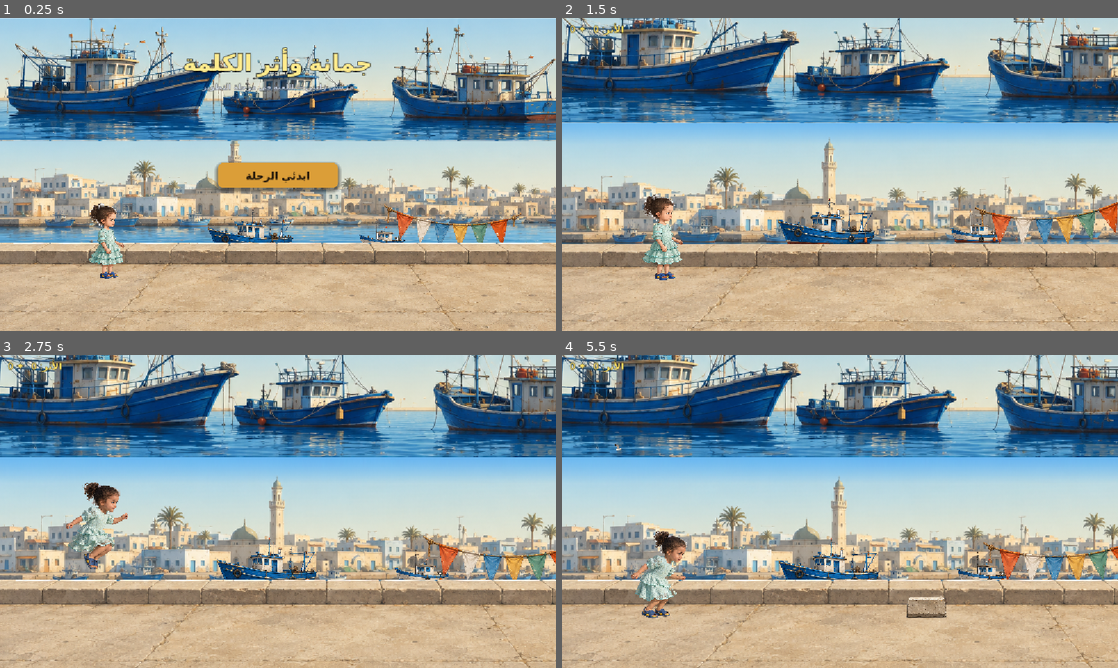
Above: before the commit, frames 1-4 (two rows, left to right).
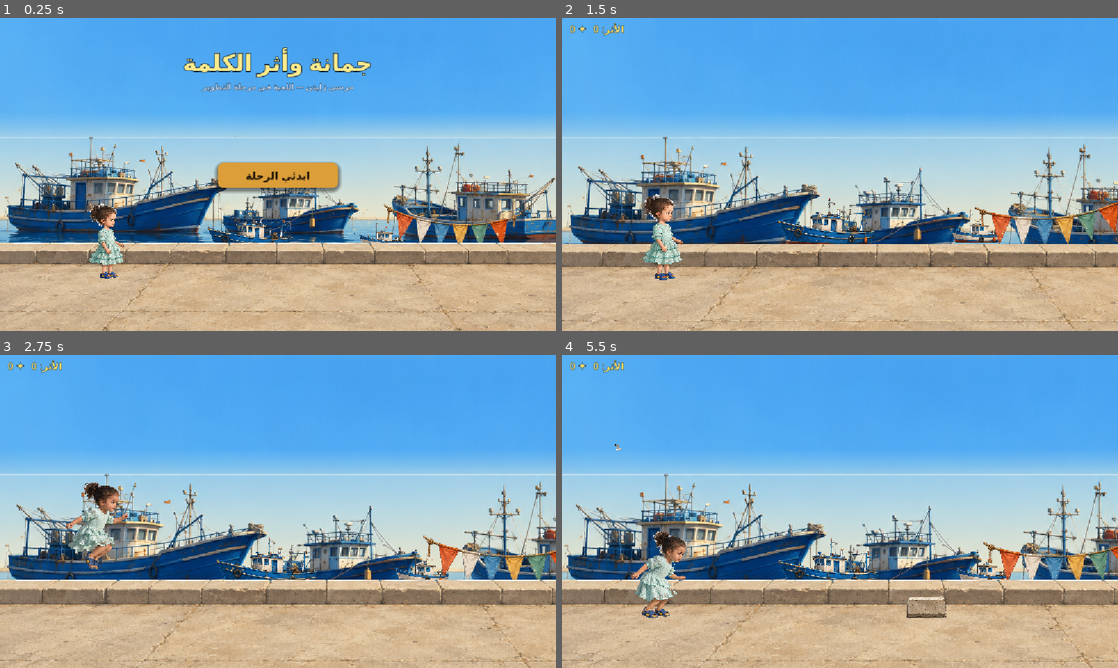
Above: after the commit, the same moments.

Repository: HamzaJwan/Ali-s-Runner
Game: Godot game, scene res://scenes/level2/Level2_Marsa_Playable.tscn
The game is run twice, just before and just after one commit, with the same random seed, the same clock (stepped at 60 frames per second) and the same inputs. This scene is started directly instead of the project's main scene.
Inputs (mouse positions are in pixels of both pictures, inside the frame that each line leads up to):
- Up to frame 1 (0.25 s): no input
- Up to frame 2 (1.5 s): click "ابدئي الرحلة" at 0.5 s; tap Enter (ui_accept) at 1.25 s; move the mouse to (962, 158) at 1.27 s; click (962, 158) at 1.42 s
- Up to frame 3 (2.75 s): tap Enter (ui_accept) at 1.52, 2.27 s; move the mouse to (166, 527) at 2.02 s; click (166, 527) at 2.17 s
- Up to frame 4 (5.5 s): move the mouse to (895, 442) at 2.77 s; click (895, 442) at 2.92 s; move the mouse to (812, 574) at 3.52 s; click (812, 574) at 3.67 s; tap Enter (ui_accept) at 3.77, 4.52, 5.27 s; move the mouse to (1006, 558) at 4.27 s; click (1006, 558) at 4.42 s; move the mouse to (673, 464) at 5.02 s; click (673, 464) at 5.17 s

The runs differ from the first frame. In frame 1, 61% of the frame differs, in the area x 0-100%, y 0-72%; in frame 2, 51%; in frame 3, 48%; in frame 4, 48%.

Commit message:
fix: sea drift used wrong layer reference (boats_layer not sea_layer)

Diff:
--- a/scripts/level2/environment/level2_environment_visual.gd
+++ b/scripts/level2/environment/level2_environment_visual.gd
@@ -35,10 +35,9 @@
 	"L2_ForegroundPierLayer": -5,
 }
 
-## bg_sea_breakwater is still skipped (too tall, wrong colour register for current stack).
-## mg_boats_mid is now handled by level2_marsa_playable.gd via sea_layer.position
-## — it drifts slowly and is positioned at the 48% sea band.  Hidden here so the
-## env_visual setup does not double-apply it.
+## bg_sea_breakwater: still skipped — too tall and wrong colour register for this stack.
+## mg_boats_mid: loaded here for texture caching; its position/drift is driven every
+## frame by level2_marsa_playable._update_background_parallax() via boats_layer.
 const SKIPPED_LAYERS := ["L2_SeaBreakwaterLayer"]
 
 var _loaded_count := 0
--- a/scripts/level2/level2_marsa_playable.gd
+++ b/scripts/level2/level2_marsa_playable.gd
@@ -966,14 +966,15 @@
 	# ── Sky: fully camera-fixed ───────────────────────────────────────────────
 	sky_layer.position = Vector2(left, top)
 
-	# Sea layer: boats_mid plate drifts slowly left to give the harbour a living feel.
+	# Boats-mid plate: drifts slowly left to give the harbour a living sea feel.
 	# Two side-by-side copies cover 2×VIEW_W; at 1.8 px/s the copy-join enters
 	# the viewport only after ~98 s, well beyond a typical run.
-	# The sea layer sits at 48% from screen top — the water band between the
-	# harbour buildings (30%) and the pier wall (72%).
-	sea_layer.visible = true
-	sea_layer.position.x = left - _sea_drift_x
-	sea_layer.position.y = top + VIEW_H * 0.48 / zoom
+	# Positioned at 38% from screen top — the sea band between buildings (30%)
+	# and the pier wall (72%).  z=-12 renders behind pier (z=-5) and in front
+	# of buildings (z=-18), so boats appear to float in the harbour.
+	boats_layer.visible = true
+	boats_layer.position.x = left - _sea_drift_x
+	boats_layer.position.y = top + VIEW_H * 0.38 / zoom
 
 	# ── Buildings: fixed X, 30% down — harbor skyline behind the pier ────────
 	# Current opaque harbor plate is not tileable; horizontal drift exposes its seam.
